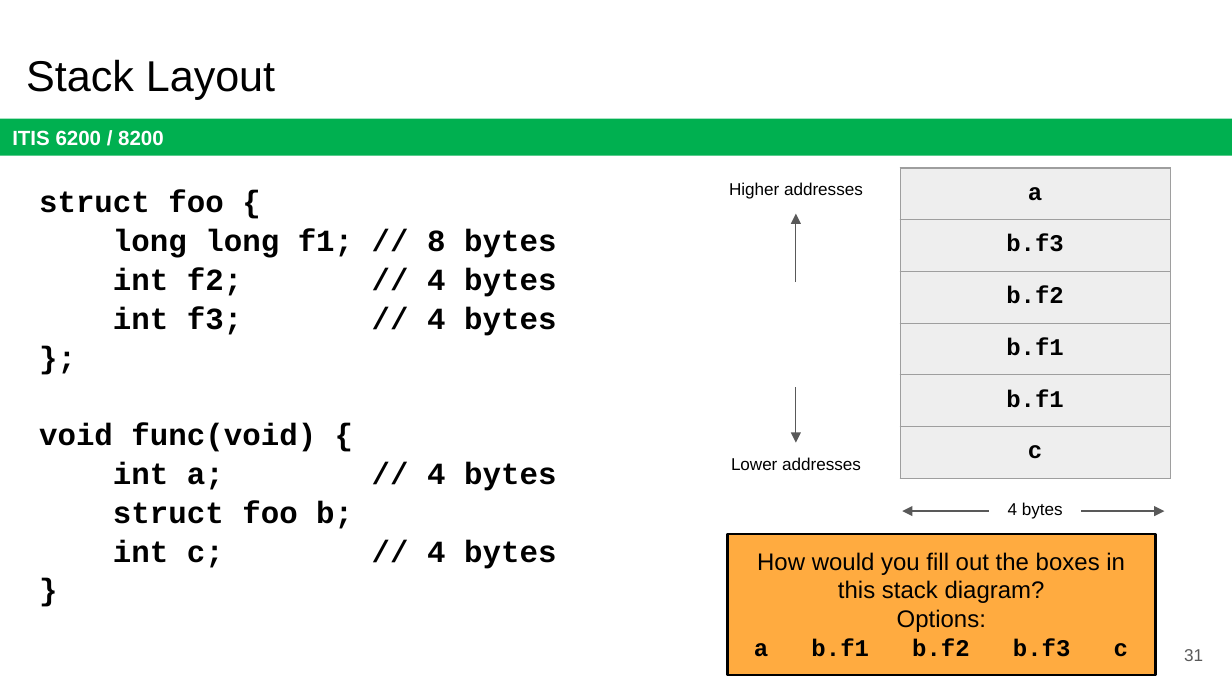
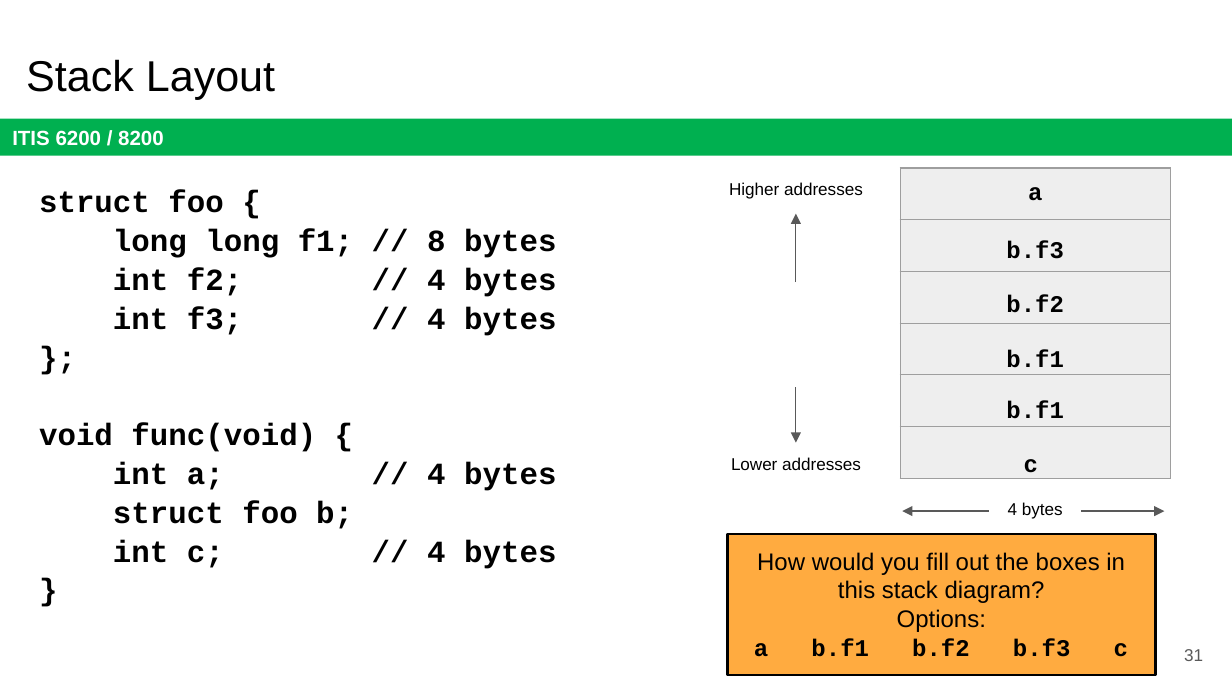
Before and after one commit to jx5c/github.io, a slide deck: slide 31 of teaching/ITIS6200/2023fa/lectures/lec19.x86 Assembly and Call Stack.pptx. Drawn at 1232x693 pixels with LibreOffice and Linux fonts; fonts in the diff are those of the drawing. Boxes give left, top, right and bottom in pixels: in the first picture for what was removed or moved away, otherwise in the second. Text is boxed around its words. In the diff, an @@ line names an element or a change of style, - is before the commit and + after.

```diff
--- a/teaching/ITIS6200/2023fa/lectures/lec19.x86 Assembly and Call Stack.pptx
+++ b/teaching/ITIS6200/2023fa/lectures/lec19.x86 Assembly and Call Stack.pptx
@@ table removed at (901, 168, 1170, 488), 6 rows, 1 columns @@
-a
-b.f3
-b.f2
-b.f1
-b.f1
-c
@@ text added at (1006, 241, 1064, 259), 14 pt, text #000000, bold @@
+b.f3
@@ text added at (1006, 295, 1064, 313), 14 pt, text #000000, bold @@
+b.f2
@@ text added at (1006, 349, 1064, 368), 14 pt, text #000000, bold @@
+b.f1
@@ text added at (1006, 401, 1064, 419), 14 pt, text #000000, bold @@
+b.f1
@@ text added at (1024, 459, 1038, 479), 14 pt, text #000000, bold @@
+c
```
Also in this commit, not shown: 2 other slides changed.
